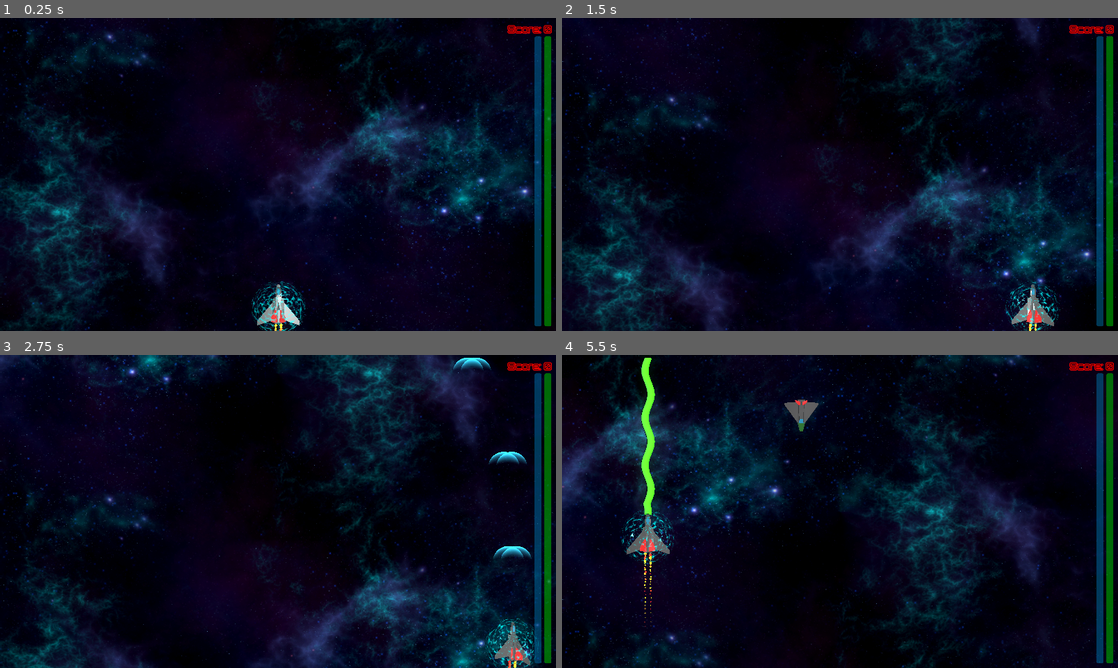
Above: before the commit, frames 1-4 (two rows, left to right).
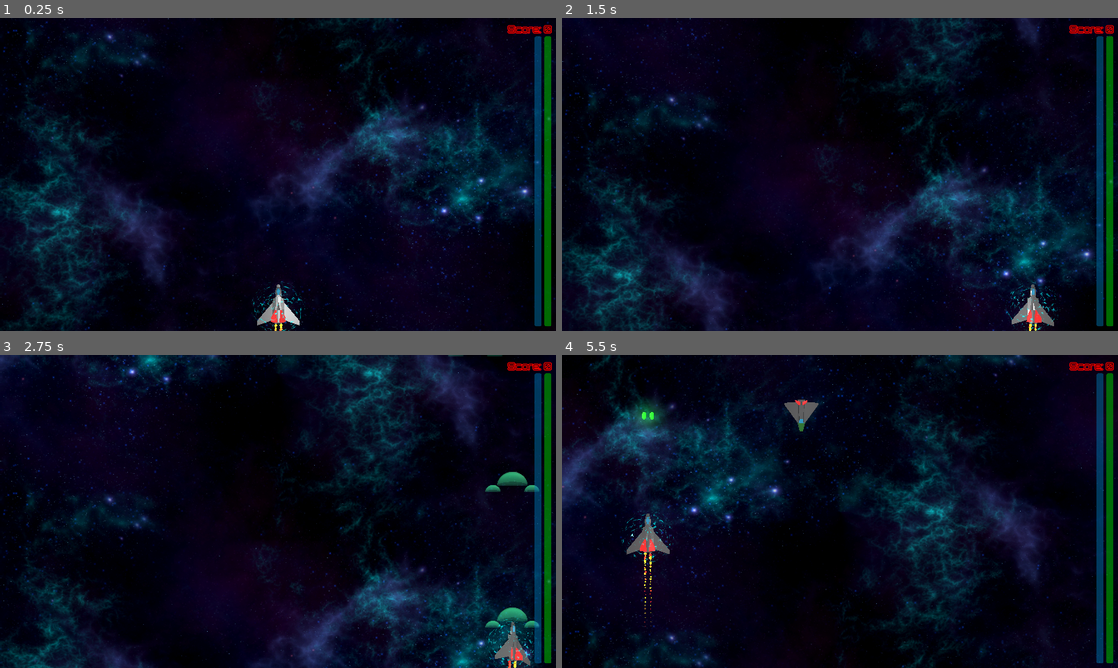
Above: after the commit, the same moments.

Repository: Yatchanek/Galaxxon
Game: Godot game, scene res://scenes/world.tscn
Two runs of this game, one before a commit and one after it. Both use one fixed random seed, a clock stepped at 60 frames per second and the inputs below.
Inputs (mouse positions are in pixels of both pictures, inside the frame that each line leads up to):
- Up to frame 1 (0.25 s): no input
- Up to frame 2 (1.5 s): tap Enter (ui_accept) at 0.5 s; move the mouse to (962, 158) at 0.52 s; hold Right (ui_right) 0.53-1.28 s; hold Enter (ui_accept) 0.53-1.28 s; move the mouse to (728, 190) at 1.27 s; hold Down (ui_down) from 1.28 s (still down); tap Q at 1.35 s
- Up to frame 3 (2.75 s): tap Enter (ui_accept) at 1.52, 1.55, 1.82 s; move the mouse to (333, 442) at 2.02 s; release Down (ui_down) at 2.03 s; hold Right (ui_right) from 2.03 s (still down); hold Enter (ui_accept) from 2.03 s (still down); tap Z at 2.1 s
- Up to frame 4 (5.5 s): move the mouse to (812, 574) at 2.77 s; release Right (ui_right) at 2.78 s; release Enter (ui_accept) at 2.78 s; hold Up (ui_up) 2.78-3.53 s; tap P at 2.85 s; tap Enter (ui_accept) at 3.02, 3.05, 3.32, 4.35, 4.52, 4.82 s; move the mouse to (1006, 558) at 3.52 s; hold Enter (ui_accept) 3.53-4.28 s; hold Left (ui_left) 3.53-5.03 s; tap C at 3.6 s; move the mouse to (673, 464) at 4.27 s; move the mouse to (867, 511) at 5.02 s; hold Down (ui_down) from 5.03 s (still down); hold Enter (ui_accept) from 5.03 s (still down); tap Q at 5.1 s

The runs differ from the first frame. In frame 1, 0.5% of the frame differs, in the area x 45-55%, y 84-100%; in frame 2, 0.4%; in frame 3, 1.5%, in the area x 80-97%, y 0-100%; in frame 4, 1.2%.
Error before the commit: Invalid call. Nonexistent function 'change_spread' in base 'Node3D (PulseCannon)'. (res://scripts/player.gd:71)
Error after the commit: Invalid call. Nonexistent function 'change_spread' in base 'Node3D (sonic_cannon.gd)'. (res://scripts/player.gd:71)

Commit message:
sonic cannon

Diff:
--- a/project.godot
+++ b/project.godot
@@ -17,14 +17,16 @@
 
 [autoload]
 
+BulletPool="*res://scenes/autoloads/bullet_pool.tscn"
 Globals="*res://scripts/autoloads/globals.gd"
-BulletPool="*res://scenes/autoloads/bullet_pool.tscn"
+Enums="*res://scripts/autoloads/enums.gd"
 EventBus="*res://scripts/autoloads/event_bus.gd"
 
 [display]
 
 window/size/viewport_width=1920
 window/size/viewport_height=1080
+window/size/mode=4
 window/size/window_width_override=1280
 window/size/window_height_override=720
 window/stretch/mode="viewport"
@@ -32,6 +34,7 @@
 [layer_names]
 
 3d_physics/layer_1="Borders & Environment"
+3d_physics/layer_2="Environment hurtboxes"
 3d_physics/layer_3="Player hitbox"
 3d_physics/layer_4="Enemy hitboxes"
 3d_physics/layer_5="Enemy hurtboxes"
--- /dev/null
+++ b/resources/materials/bluegreen_material.tres
@@ -0,0 +1,5 @@
+[gd_resource type="StandardMaterial3D" format=3 uid="uid://b86xh1awimn70"]
+
+[resource]
+resource_local_to_scene = true
+albedo_color = Color(0, 0.443137, 0.270588, 1)
--- a/resources/shaders/shield.gdshader
+++ b/resources/shaders/shield.gdshader
@@ -20,7 +20,7 @@
 		float dot_product = dot(world_normal, shot_direction);
 		dot_product = (dot_product + 1.0) * 0.5;
 			ALBEDO = mix(albedo_color, shield_color.rgb, smoothstep(0.0, 0.5, dot_product));
-			ALPHA = (smoothstep(alpha_threshold, 1.0, noise) - dot_product) + 0.3;
+			ALPHA = (smoothstep(alpha_threshold, 1.0, noise) - dot_product) + 0.5;
 	}
 	else {
 		ALBEDO = mix(albedo_color, shield_color.rgb, 1.0);
--- a/scenes/autoloads/bullet_pool.tscn
+++ b/scenes/autoloads/bullet_pool.tscn
@@ -18,5 +18,5 @@
 0: 60,
 1: 10,
 2: 16,
-3: 30
+3: 60
 })
--- a/scenes/components/powerup.tscn
+++ b/scenes/components/powerup.tscn
@@ -1,29 +1,21 @@
-[gd_scene load_steps=14 format=3 uid="uid://dx0062o1xecke"]
+[gd_scene load_steps=15 format=3 uid="uid://dx0062o1xecke"]
 
 [ext_resource type="Script" uid="uid://bpxyhdjlrtdto" path="res://scripts/components/powerup.gd" id="1_soxr7"]
+[ext_resource type="Material" uid="uid://8n56rfwyy6kn" path="res://resources/materials/yellow_material.tres" id="2_82p6x"]
 [ext_resource type="Material" uid="uid://h0x8s1cld2tu" path="res://resources/materials/red_material.tres" id="2_q8oqy"]
+[ext_resource type="Material" uid="uid://cjlaj4uc5223w" path="res://resources/materials/green_material.tres" id="3_fc0vg"]
+[ext_resource type="Material" uid="uid://k4je6fqs1vlc" path="res://resources/materials/blue_material.tres" id="4_dwfa1"]
 [ext_resource type="Material" uid="uid://bevt7q662s8p8" path="res://resources/materials/black_material.tres" id="4_qs3vn"]
 [ext_resource type="FontFile" uid="uid://cwcwuijx2mhrk" path="res://resources/fonts/Orbitron-VariableFont_wght.ttf" id="6_17mjw"]
+[ext_resource type="Material" uid="uid://b86xh1awimn70" path="res://resources/materials/bluegreen_material.tres" id="6_jij5l"]
 
-[sub_resource type="StandardMaterial3D" id="StandardMaterial3D_qs3vn"]
+[sub_resource type="StandardMaterial3D" id="StandardMaterial3D_82p6x"]
 resource_local_to_scene = true
-albedo_color = Color(1, 0.6, 0, 1)
-
-[sub_resource type="StandardMaterial3D" id="StandardMaterial3D_qo23h"]
-resource_local_to_scene = true
-albedo_color = Color(0, 0.596512, 3.85046e-07, 1)
+albedo_color = Color(2.07, 0, 0, 1)
 
 [sub_resource type="StandardMaterial3D" id="StandardMaterial3D_17mjw"]
 resource_local_to_scene = true
 albedo_color = Color(1.34766e-06, 0.331335, 0.435599, 1)
-
-[sub_resource type="StandardMaterial3D" id="StandardMaterial3D_t2ywf"]
-resource_local_to_scene = true
-albedo_color = Color(0.690196, 0, 0, 1)
-
-[sub_resource type="StandardMaterial3D" id="StandardMaterial3D_82p6x"]
-resource_local_to_scene = true
-albedo_color = Color(2.07, 0, 0, 1)
 
 [sub_resource type="BoxMesh" id="BoxMesh_qs3vn"]
 resource_local_to_scene = true
@@ -49,22 +41,23 @@
 resource_local_to_scene = true
 
 [node name="Powerup" type="Area3D"]
-collision_layer = 512
+collision_layer = 64
 collision_mask = 0
 monitoring = false
 script = ExtResource("1_soxr7")
 weapon_materials = Dictionary[int, Resource]({
-0: SubResource("StandardMaterial3D_qs3vn"),
-1: SubResource("StandardMaterial3D_qo23h"),
-2: SubResource("StandardMaterial3D_17mjw"),
-3: SubResource("StandardMaterial3D_t2ywf")
+0: ExtResource("2_82p6x"),
+1: ExtResource("3_fc0vg"),
+2: ExtResource("4_dwfa1"),
+3: ExtResource("2_q8oqy"),
+4: ExtResource("6_jij5l")
 })
 weapon_texts = Dictionary[int, String]({
 0: "P",
 1: "V",
 2: "L",
 3: "R",
-4: "C"
+4: "S"
 })
 other_materials = Dictionary[int, Resource]({
 2: SubResource("StandardMaterial3D_82p6x"),
@@ -72,7 +65,7 @@
 })
 other_texts = Dictionary[int, String]({
 2: "+",
-3: "S"
+3: "F"
 })
 
 [node name="Body" type="MeshInstance3D" parent="."]
--- a/scenes/components/slit_obstacle.tscn
+++ b/scenes/components/slit_obstacle.tscn
@@ -70,7 +70,7 @@
 mesh = SubResource("BoxMesh_v3sr0")
 
 [node name="Hurtbox" type="Area3D" parent="UpperBody" node_paths=PackedStringArray("actor")]
-collision_layer = 16
+collision_layer = 2
 collision_mask = 0
 monitoring = false
 script = ExtResource("3_e6053")
@@ -85,7 +85,7 @@
 mesh = SubResource("BoxMesh_e6053")
 
 [node name="Hurtbox" type="Area3D" parent="BottomBody" node_paths=PackedStringArray("actor")]
-collision_layer = 16
+collision_layer = 2
 collision_mask = 0
 monitoring = false
 script = ExtResource("3_e6053")
@@ -115,3 +115,8 @@
 [node name="BottomCollision" type="CollisionShape3D" parent="Body"]
 transform = Transform3D(1, 0, 0, 0, 1, 0, 0, 0, 1, 57.5, 3.36414, 0)
 shape = SubResource("BoxShape3D_gfw0c")
+
+[node name="VisibleOnScreenNotifier3D" type="VisibleOnScreenNotifier3D" parent="."]
+transform = Transform3D(1, 0, 0, 0, 1, 0, 0, 0, 1, 65.5163, 21.0311, -49.1116)
+
+[connection signal="screen_exited" from="VisibleOnScreenNotifier3D" to="." method="_on_visible_on_screen_notifier_3d_screen_exited"]
--- a/scenes/player.tscn
+++ b/scenes/player.tscn
@@ -15,6 +15,7 @@
 [ext_resource type="Material" uid="uid://k4je6fqs1vlc" path="res://resources/materials/blue_material.tres" id="9_oprun"]
 [ext_resource type="Shader" uid="uid://iokt1hpq5o6d" path="res://resources/shaders/shield.gdshader" id="9_y4r1p"]
 [ext_resource type="PackedScene" uid="uid://bu881agq7bkoc" path="res://scenes/components/hitbox.tscn" id="10_d2wvv"]
+[ext_resource type="PackedScene" uid="uid://batytms2gpn6j" path="res://scenes/weapons/sonic_cannon.tscn" id="12_qfm1y"]
 [ext_resource type="Script" uid="uid://brtodd45brrv0" path="res://scripts/components/shield_hitbox.gd" id="13_jej6c"]
 
 [sub_resource type="PrismMesh" id="PrismMesh_d2wvv"]
@@ -96,10 +97,10 @@
 shader_parameter/shield_color = Color(0, 1, 1, 1)
 shader_parameter/hit_shield_color = Vector4(1, 1, 1, 1)
 shader_parameter/noise_tex = SubResource("NoiseTexture2D_f1ej7")
-shader_parameter/alpha_threshold = 0.25
+shader_parameter/alpha_threshold = 0.35
 shader_parameter/shot_direction = Vector3(0, 0, 0)
 shader_parameter/albedo_color = Vector3(1, 1, 1)
-shader_parameter/is_hit = true
+shader_parameter/is_hit = false
 
 [sub_resource type="SphereShape3D" id="SphereShape3D_d2wvv"]
 radius = 3.5
@@ -156,9 +157,7 @@
 [node name="MainWeaponSlot" type="Node3D" parent="."]
 transform = Transform3D(1, 0, 0, 0, 1, 0, 0, 0, 1, 0, 0, -3)
 
-[node name="PulseCannon" parent="MainWeaponSlot" instance=ExtResource("3_i3pqv")]
-transform = Transform3D(1, 0, 0, 0, 1, 0, 0, 0, 1, 0, 0, -0.635082)
-bullet_type = 3
+[node name="SonicCannon" parent="MainWeaponSlot" instance=ExtResource("12_qfm1y")]
 
 [node name="SecondaryWeaponSlots" type="Node3D" parent="."]
 
@@ -170,7 +169,7 @@
 
 [node name="Hitbox" type="Area3D" parent="." node_paths=PackedStringArray("actor")]
 collision_layer = 0
-collision_mask = 17
+collision_mask = 19
 monitorable = false
 script = ExtResource("5_tuyoq")
 actor = NodePath("..")
@@ -213,7 +212,7 @@
 surface_material_override/0 = SubResource("ShaderMaterial_oprun")
 
 [node name="Hitbox" parent="Shield" node_paths=PackedStringArray("actor") instance=ExtResource("10_d2wvv")]
-collision_layer = 0
+collision_layer = 4
 monitorable = false
 script = ExtResource("13_jej6c")
 actor = NodePath("..")
--- a/scenes/projectiles/sonic_wave.tscn
+++ b/scenes/projectiles/sonic_wave.tscn
@@ -7,23 +7,26 @@
 
 [sub_resource type="SphereMesh" id="SphereMesh_trw25"]
 radius = 2.0
+height = 2.0
 
 [sub_resource type="ShaderMaterial" id="ShaderMaterial_3f6oi"]
 render_priority = 0
 shader = ExtResource("1_ylbuq")
-shader_parameter/direction = Vector3(1, 0, 1)
-shader_parameter/albedo_color = Color(0, 0.362406, 0.429376, 1)
+shader_parameter/direction = Vector3(0, 0, 1)
+shader_parameter/albedo_color = Color(0, 0.443137, 0.270588, 1)
 shader_parameter/is_hit = false
 
 [sub_resource type="BoxShape3D" id="BoxShape3D_mdfvq"]
 resource_local_to_scene = true
-size = Vector3(2.8, 0.5, 0.5)
+size = Vector3(3.75, 1.41064, 0.5)
 
 [node name="SonicWave" type="Node3D"]
 script = ExtResource("1_o7gk7")
+colors = Array[Color]([Color(0, 0.443137, 0.270588, 1), Color(0, 0.443137, 0.588235, 1), Color(0.956863, 0.137255, 0.145098, 1)])
+base_damage = 0.8
 
 [node name="Body" type="MeshInstance3D" parent="."]
-transform = Transform3D(1, 0, 0, 0, 1, 0, 0, 0, 0.4, 0, 0, 0)
+transform = Transform3D(1, 0, 0, 0, 1, 0, 0, 0, 0.6, 0, 0, 0)
 mesh = SubResource("SphereMesh_trw25")
 surface_material_override/0 = SubResource("ShaderMaterial_3f6oi")
 
@@ -32,15 +35,15 @@
 actor = NodePath("..")
 
 [node name="CollisionShape3D" parent="Hurtbox" index="0"]
-transform = Transform3D(1, 0, 0, 0, 1, 0, 0, 0, 1, -0.00110626, -0.036499, -0.270309)
+transform = Transform3D(1, 0, 0, 0, 1, 0, 0, 0, 1, 0, 0, 0.628)
 
 [node name="Hitbox" parent="." node_paths=PackedStringArray("actor") instance=ExtResource("3_1iebk")]
-collision_layer = 1
+collision_layer = 0
 collision_mask = 1
 actor = NodePath("..")
 
 [node name="CollisionShape3D" parent="Hitbox" index="0"]
-transform = Transform3D(1, 0, 0, 0, 1, 0, 0, 0, 1, 0, 0, -0.2)
+transform = Transform3D(1, 0, 0, 0, 1, 0, 0, 0, 1, -0.0350585, -0.00183107, 0.44882)
 shape = SubResource("BoxShape3D_mdfvq")
 
 [editable path="Hurtbox"]
--- a/scenes/weapons/laser_weapon.tscn
+++ b/scenes/weapons/laser_weapon.tscn
@@ -31,7 +31,7 @@
 [node name="RayCast3D" type="RayCast3D" parent="."]
 enabled = false
 target_position = Vector3(0, 0, -100)
-collision_mask = 9
+collision_mask = 13
 collide_with_areas = true
 
 [node name="Hurtbox" type="Area3D" parent="." node_paths=PackedStringArray("actor")]
--- /dev/null
+++ b/scenes/weapons/sonic_cannon.tscn
@@ -0,0 +1,9 @@
+[gd_scene load_steps=2 format=3 uid="uid://batytms2gpn6j"]
+
+[ext_resource type="Script" uid="uid://dhyyi67qptonr" path="res://scripts/weapons/sonic_cannon.gd" id="1_7efp3"]
+
+[node name="SonicCannon" type="Node3D"]
+script = ExtResource("1_7efp3")
+bullet_type = 3
+fire_rate = 0.3
+bullet_speed = 60
--- a/scripts/autoloads/bullet_pool.gd
+++ b/scripts/autoloads/bullet_pool.gd
@@ -1,21 +1,15 @@
 extends Node3D
 
-enum BulletType {
-	BASIC_BULLET,
-	EXPLOSIVE_BULLET,
-	ROCKET,
-	SONIC_WAVE
-}
 
-@export var bullet_scenes : Dictionary[BulletType, PackedScene] = {}
+@export var bullet_scenes : Dictionary[Enums.BulletType, PackedScene] = {}
 
-var pool : Dictionary[BulletType, Array] = {}
+var pool : Dictionary[Enums.BulletType, Array] = {}
 
-@export var bullet_count : Dictionary[BulletType, int] = {}
+@export var bullet_count : Dictionary[Enums.BulletType, int] = {}
 
 
 func _ready() -> void:
-	for type : BulletType in bullet_scenes.keys():
+	for type : Enums.BulletType in bullet_scenes.keys():
 		if !pool.has(type):
 			pool[type] = []
 		for i in bullet_count[type]:
@@ -26,7 +20,7 @@
 
 
 
-func release_from_pool(spawning_spot : Marker3D, is_player_bullet : bool = false, power_level : int = 1, bullet_type : BulletType = BulletType.BASIC_BULLET, bullet_speed : int = 50, is_subweapon : bool = false):
+func release_from_pool(spawning_spot : Marker3D, is_player_bullet : bool = false, power_level : int = 1, bullet_type : Enums.BulletType = Enums.BulletType.BASIC_BULLET, bullet_speed : int = 50, is_subweapon : bool = false):
 	if pool[bullet_type].is_empty():
 		return
 	var bullet : Projectile = pool[bullet_type].pop_back()
--- /dev/null
+++ b/scripts/autoloads/enums.gd
@@ -0,0 +1,17 @@
+extends Node
+
+enum BulletType {
+    BASIC_BULLET,
+    EXPLOSIVE_BULLET,
+    ROCKET,
+    SONIC_WAVE
+}
+
+enum WeaponType {
+    PULSE_CANNON,
+    VULCAN_CANNON,
+    LASER_CANNON,
+    ROCKET_LAUNCHER,
+    SONIC_CANNON,
+    CIRCLE_CANNON,
+}
--- a/scripts/building.gd
+++ b/scripts/building.gd
@@ -14,7 +14,7 @@
 
 var carries_powerup : bool = false
 var powerup_type : PowerUp.PowerUpType = PowerUp.PowerUpType.PRIMARY_WEAPON
-var powerup_weapon_type : Weapon.WeaponType = Weapon.WeaponType.PULSE_CANNON
+var powerup_weapon_type : Enums.WeaponType = Enums.WeaponType.PULSE_CANNON
 
 func _ready() -> void:
 	carries_powerup = Globals.POWERUP_RNG.randf() < 0.175
@@ -36,7 +36,7 @@
 		powerup_type = PowerUp.PowerUpType.SHIELD
 
 	if powerup_type <= PowerUp.PowerUpType.SECONDARY_WEAPON:
-		powerup_weapon_type = Globals.POWERUP_RNG.randi_range(Weapon.WeaponType.PULSE_CANNON, Weapon.WeaponType.ROCKET_LAUNCHER) as Weapon.WeaponType
+		powerup_weapon_type = Globals.POWERUP_RNG.randi_range(Enums.WeaponType.PULSE_CANNON, Enums.WeaponType.SONIC_CANNON) as Enums.WeaponType
 
 
 func take_damage(amount : float):
--- a/scripts/components/powerup.gd
+++ b/scripts/components/powerup.gd
@@ -10,10 +10,10 @@
 
 
 @export var powerup_type : PowerUpType = PowerUpType.PRIMARY_WEAPON
-@export var weapon_type : Weapon.WeaponType
+@export var weapon_type : Enums.WeaponType
 
-@export var weapon_materials : Dictionary[Weapon.WeaponType, Resource] = {}
-@export var weapon_texts : Dictionary[Weapon.WeaponType, String] = {}
+@export var weapon_materials : Dictionary[Enums.WeaponType, Resource] = {}
+@export var weapon_texts : Dictionary[Enums.WeaponType, String] = {}
 @export var other_materials : Dictionary[PowerUpType, Resource] = {}
 @export var other_texts : Dictionary[PowerUpType, String] = {}
 
--- a/scripts/components/slit_obstacle.gd
+++ b/scripts/components/slit_obstacle.gd
@@ -18,32 +18,36 @@
 var bottom_pos : float = sqrt(3) * 0.1 * mesh_scale
 
 func _ready() -> void:
-    set_process(false)
-    slit_position = Globals.RNG.randf_range(slit_height * 0.5, total_height - slit_height * 0.5)
-    if is_equal_approx(slit_position, slit_height * 0.5):
-        upper_body.hide()
-        upper_hurtbox.disable()
-    elif is_equal_approx(slit_position, total_height - slit_height * 0.5):
-        bottom_body.hide()
-        bottom_hurtbox.disable()
+	set_process(false)
+	slit_position = Globals.RNG.randf_range(slit_height * 0.5, total_height - slit_height * 0.5)
+	if is_equal_approx(slit_position, slit_height * 0.5):
+		upper_body.hide()
+		upper_hurtbox.disable()
+	elif is_equal_approx(slit_position, total_height - slit_height * 0.5):
+		bottom_body.hide()
+		bottom_hurtbox.disable()
 
-    upper_body.mesh.size.y = slit_position - slit_height * 0.5
-    upper_body.position.y = top_pos - upper_body.mesh.size.y * 0.5
-    upper_collision.shape.size = upper_body.mesh.size
-    upper_collision.position = upper_body.position
+	upper_body.mesh.size.y = slit_position - slit_height * 0.5
+	upper_body.position.y = top_pos - upper_body.mesh.size.y * 0.5
+	upper_collision.shape.size = upper_body.mesh.size
+	upper_collision.position = upper_body.position
 
-    bottom_body.mesh.size.y = total_height - slit_position - slit_height * 0.5
-    bottom_body.position.y = bottom_pos + bottom_body.mesh.size.y * 0.5
-    bottom_collision.shape.size = bottom_body.mesh.size
-    bottom_collision.position = bottom_body.position
+	bottom_body.mesh.size.y = total_height - slit_position - slit_height * 0.5
+	bottom_body.position.y = bottom_pos + bottom_body.mesh.size.y * 0.5
+	bottom_collision.shape.size = bottom_body.mesh.size
+	bottom_collision.position = bottom_body.position
 
-    if !Engine.is_editor_hint():
-        upper_hurtbox.set_size(upper_body.mesh.size)
-        bottom_hurtbox.set_size(bottom_body.mesh.size)
-        set_process(true)
+	if !Engine.is_editor_hint():
+		upper_hurtbox.set_size(upper_body.mesh.size)
+		bottom_hurtbox.set_size(bottom_body.mesh.size)
+		set_process(true)
 
 
 func _process(_delta: float) -> void:
-    if global_position.z > 6.0:
-        upper_body.mesh.material.albedo_color.a = 0.5
-        set_process(false)
+	if global_position.z > 6.0:
+		upper_body.mesh.material.albedo_color.a = 0.5
+		set_process(false)
+
+func _on_visible_on_screen_notifier_3d_screen_exited() -> void:
+	if global_position.z > 0:
+		queue_free()
--- a/scripts/enemies/diagonal_enemy.gd
+++ b/scripts/enemies/diagonal_enemy.gd
@@ -32,10 +32,10 @@
 		turned = true
 		if position.x >= 0:
 			desired_velocity = velocity.rotated(Vector3.UP, -PI / 3)
-			rotation_quat = Quaternion(Vector3.UP, -PI / 3) * Quaternion(Vector3.FORWARD, PI / 3)
+			rotation_quat = Quaternion(Vector3.UP, -PI / 3) * Quaternion(Vector3.FORWARD, PI / 6)
 		else:
 			desired_velocity = velocity.rotated(Vector3.UP, PI / 3)
-			rotation_quat = Quaternion(Vector3.UP, PI / 3)  * Quaternion(Vector3.FORWARD, -PI / 3)
+			rotation_quat = Quaternion(Vector3.UP, PI / 3)  * Quaternion(Vector3.FORWARD, -PI / 6)
 
 
 	if position.z > 5 or position.x < -35 or position.x > 35:
--- a/scripts/enemies/enemy.gd
+++ b/scripts/enemies/enemy.gd
@@ -17,7 +17,7 @@
 var rotation_quat : Quaternion
 
 var powerup_type : PowerUp.PowerUpType
-var powerup_weapon_type : Weapon.WeaponType
+var powerup_weapon_type : Enums.WeaponType
 
 var can_blink : bool = true
 
@@ -45,7 +45,7 @@
 		powerup_type = PowerUp.PowerUpType.SHIELD
 
 	if powerup_type <= PowerUp.PowerUpType.SECONDARY_WEAPON:
-		powerup_weapon_type = Globals.POWERUP_RNG.randi_range(Weapon.WeaponType.PULSE_CANNON, Weapon.WeaponType.ROCKET_LAUNCHER) as Weapon.WeaponType
+		powerup_weapon_type = Globals.POWERUP_RNG.randi_range(Enums.WeaponType.PULSE_CANNON, Enums.WeaponType.SONIC_CANNON) as Enums.WeaponType
 
 func set_colors():
 	for body_part : MeshInstance3D in body_pivot.get_children():
--- a/scripts/player.gd
+++ b/scripts/player.gd
@@ -21,7 +21,7 @@
 @export var rocket_launcher_scene : PackedScene
 @export var hitbox : HitBox
 
-@export var weapon_scenes : Dictionary[Weapon.WeaponType, PackedScene] = {}
+@export var weapon_scenes : Dictionary[Enums.WeaponType, PackedScene] = {}
 
 @export var body_colors : Array[Color] = []
 
@@ -167,11 +167,7 @@
 		var tw : Tween = create_tween()
 		tw.tween_property($BodyPivot/Body.get_surface_override_material(surface), "albedo_color", Color.RED, 0.1)
 		tw.tween_property($BodyPivot/Body.get_surface_override_material(surface), "albedo_color", body_colors[surface], 0.1)
-	# for i in body_pivot.get_child_count():
-	# 	var body_part : MeshInstance3D = body_pivot.get_child(i)
-	# 	var tw : Tween = create_tween()
-	# 	tw.tween_property(body_part.get_surface_override_material(0), "albedo_color", Color.RED, 0.1)
-	# 	tw.tween_property(body_part.get_surface_override_material(0), "albedo_color", body_colors[i], 0.1)
+
 
 		tw.finished.connect(func(): can_blink = true)
 
--- a/scripts/projectiles/projectile.gd
+++ b/scripts/projectiles/projectile.gd
@@ -5,7 +5,7 @@
 @onready var hitbox : HitBox = $Hitbox
 @onready var body : MeshInstance3D = $Body
 
-@export var base_damage : int = 1
+@export var base_damage : float = 1
 @export var speed : float = 75
 @export var from_sub_weapon : bool = false
 
@@ -13,17 +13,17 @@
 var power_level : int = 1
 var prev_power_level : int = 1
 
-var type : BulletPool.BulletType
+var type : Enums.BulletType
 
 
 func adjust_collision(is_player_bullet : bool):
     if is_player_bullet:
+        hurtbox.collision_layer = 32
+    else:
         hurtbox.collision_layer = 16
-    else:
-        hurtbox.collision_layer = 32
 
 
-func initialize(_type : BulletPool.BulletType, _speed : float, _power_level : int, is_player_bullet : bool, _from_sub_weapon : bool):
+func initialize(_type : Enums.BulletType, _speed : float, _power_level : int, is_player_bullet : bool, _from_sub_weapon : bool):
     type = _type
     speed = _speed
 
@@ -38,9 +38,11 @@
                 child.scale = Vector3.ONE
 
     adjust_collision(is_player_bullet)
+
     if power_level != _power_level:
         prev_power_level = power_level
         power_level = _power_level
+
     set_damage()
 
 
--- a/scripts/projectiles/sonic_wave.gd
+++ b/scripts/projectiles/sonic_wave.gd
@@ -2,6 +2,8 @@
 class_name SonicWave
 
 var mat : ShaderMaterial
+
+@export var colors : Array[Color] = []
 
 func _ready() -> void:
     set_physics_process(false)
@@ -13,7 +15,7 @@
 
 func set_damage():
     super()
-
+    mat.set_shader_parameter("albedo_color", colors[power_level - 1])
 
 
 func start():
--- a/scripts/weapons/cannon_weapon.gd
+++ b/scripts/weapons/cannon_weapon.gd
@@ -1,7 +1,7 @@
 extends Weapon
 class_name CannonWeapon
 
-@export var bullet_type : int
+@export var bullet_type : Enums.BulletType
 
 func _ready() -> void:
 	super()
--- a/scripts/weapons/laser_weapon.gd
+++ b/scripts/weapons/laser_weapon.gd
@@ -26,7 +26,7 @@
         laser.mesh.radius = 0.25
         hurtbox.damage *= 0.5
     if !is_player_weapon:
-        hurtbox.collision_layer = 64
+        hurtbox.collision_layer = 16
     max_power_level = 3
     laser.hide()
     hurtbox.disable()
--- a/scripts/weapons/pulse_cannon.gd
+++ b/scripts/weapons/pulse_cannon.gd
@@ -26,4 +26,4 @@
 				muzzle.rotate_y(((muzzle_count - 1) / 2) * PI / 16 -  i * PI / 16)
 			add_child(muzzle)
 
-	bullet_power = power_level / 4 + 1
+	bullet_power = (power_level - 1) / 3 + 1
--- a/scripts/weapons/rocket_launcher.gd
+++ b/scripts/weapons/rocket_launcher.gd
@@ -25,4 +25,4 @@
 		return
 	can_shoot = false
 	for muzzle : Marker3D in get_children():
-		BulletPool.release_from_pool($Muzzle, is_player_weapon, power_level, BulletPool.BulletType.ROCKET, 60, is_subweapon)
+		BulletPool.release_from_pool($Muzzle, is_player_weapon, power_level, Enums.BulletType.ROCKET, 60, is_subweapon)
--- /dev/null
+++ b/scripts/weapons/sonic_cannon.gd
@@ -0,0 +1,24 @@
+extends CannonWeapon
+
+func set_muzzles():
+	for muzzle in get_children():
+			muzzle.queue_free()
+	var muzzle : Marker3D = Marker3D.new()
+	add_child(muzzle)
+	var interval : float = 2.5
+	for i : int in wrapi((power_level - 1), 0, 3) * 2:
+		muzzle = Marker3D.new()
+		if i >= 2:
+			interval = 2.0
+		muzzle.position.x = ((i / 2) + 1) * interval * pow(-1, i)
+		muzzle.position.z = ((i / 2) + 1) * 0.75
+		add_child(muzzle)
+
+	bullet_power = (power_level - 1) / 3 + 1
+
+func shoot():
+	if disabled:
+		return
+	can_shoot = false
+	for muzzle : Marker3D in get_children():
+		BulletPool.release_from_pool(muzzle, is_player_weapon, bullet_power, bullet_type, bullet_speed, muzzle.get_index() > 0)
--- a/scripts/weapons/weapon.gd
+++ b/scripts/weapons/weapon.gd
@@ -6,6 +6,7 @@
     VULCAN_CANNON,
     LASER_CANNON,
     ROCKET_LAUNCHER,
+    SONIC_CANNON,
     CIRCLE_CANNON,
 }
 
--- a/scripts/world.gd
+++ b/scripts/world.gd
@@ -76,7 +76,7 @@
 	if building.carries_powerup:
 		explosion.finished.connect(spawn_powerup_on_moving_element.bind(building.position + Vector3.UP * 3, building.powerup_type, building.powerup_weapon_type, element))
 
-func spawn_powerup(pos : Vector3, powerup_type : PowerUp.PowerUpType, weapon_type : Weapon.WeaponType):
+func spawn_powerup(pos : Vector3, powerup_type : PowerUp.PowerUpType, weapon_type : Enums.WeaponType):
 
 	var powerup : PowerUp = powerup_scene.instantiate()
 	powerup.position = pos
@@ -86,7 +86,7 @@
 
 	add_child.call_deferred(powerup)
 
-func spawn_powerup_on_moving_element(pos : Vector3, powerup_type : PowerUp.PowerUpType, weapon_type : Weapon.WeaponType, element : Node3D):
+func spawn_powerup_on_moving_element(pos : Vector3, powerup_type : PowerUp.PowerUpType, weapon_type : Enums.WeaponType, element : Node3D):
 	var powerup : PowerUp = powerup_scene.instantiate()
 	powerup.position = pos
 	powerup.powerup_type = powerup_type
@@ -135,6 +135,7 @@
 	tw.set_parallel()
 	tw.tween_property(player, "position:z", 0.0, 1.0)
 	tw.tween_property(player, "position:x", 0.0, 1.0)
+
 	tw.tween_property(player, "transform", Transform3D.IDENTITY, 1.0)
 	if Globals.game_mode == Globals.GameMode.GALAGA:
 		tw.tween_property(galaga_camera, "transform", $ZaxxonCameraPos.transform, 1.0)
@@ -148,7 +149,7 @@
 		back_border.position.z = 40.5
 	else:
 		tw.tween_property(galaga_camera, "transform", $GalagaCameraPos.transform, 1.0)
-
+		tw.tween_property(player, "position:y", 0.0, 1.0)
 		tw.tween_property(self, "flow_speed", 5.0/60, 1.0)
 		tw.tween_property(bkg.mesh, "size", Vector2(80.0, 60.0), 1.0)
 
--- a/sonic_wave.gdshader
+++ b/sonic_wave.gdshader
@@ -10,12 +10,16 @@
 
 	vec3 world_normal = (INV_VIEW_MATRIX * vec4(NORMAL, 0.0)).xyz;
 	float dot_product = dot(world_normal, direction);
-	if (dot_product > 0.1 && FRONT_FACING || dot_product < -0.1	 && !FRONT_FACING) {
-		ALBEDO = albedo_color.rgb * 2.0;
-			dot_product  = abs(dot_product) + 1.0;
-			dot_product *= 0.5;
-			ALPHA = smoothstep(0.5, 1.0, dot_product);
+	if (dot_product > 0.1 && FRONT_FACING || dot_product < -0.1 && ! FRONT_FACING) {
+		ALBEDO = albedo_color.rgb * 1.5;
+		dot_product  = abs(dot_product) + 1.0;
+		dot_product *= 0.5;
+		float max_alpha = 0.65;
+		if (!FRONT_FACING) {
+			max_alpha = 0.25;
+		}
 
+		ALPHA = min(smoothstep(0.4, 1.0, dot_product), max_alpha);
 
 	}
 	else {
Not shown: 1 places in scenes/player.tscn that only renumber resources
Not shown, added: scripts/autoloads/enums.gd.uid
Not shown, added: scripts/weapons/sonic_cannon.gd.uid
